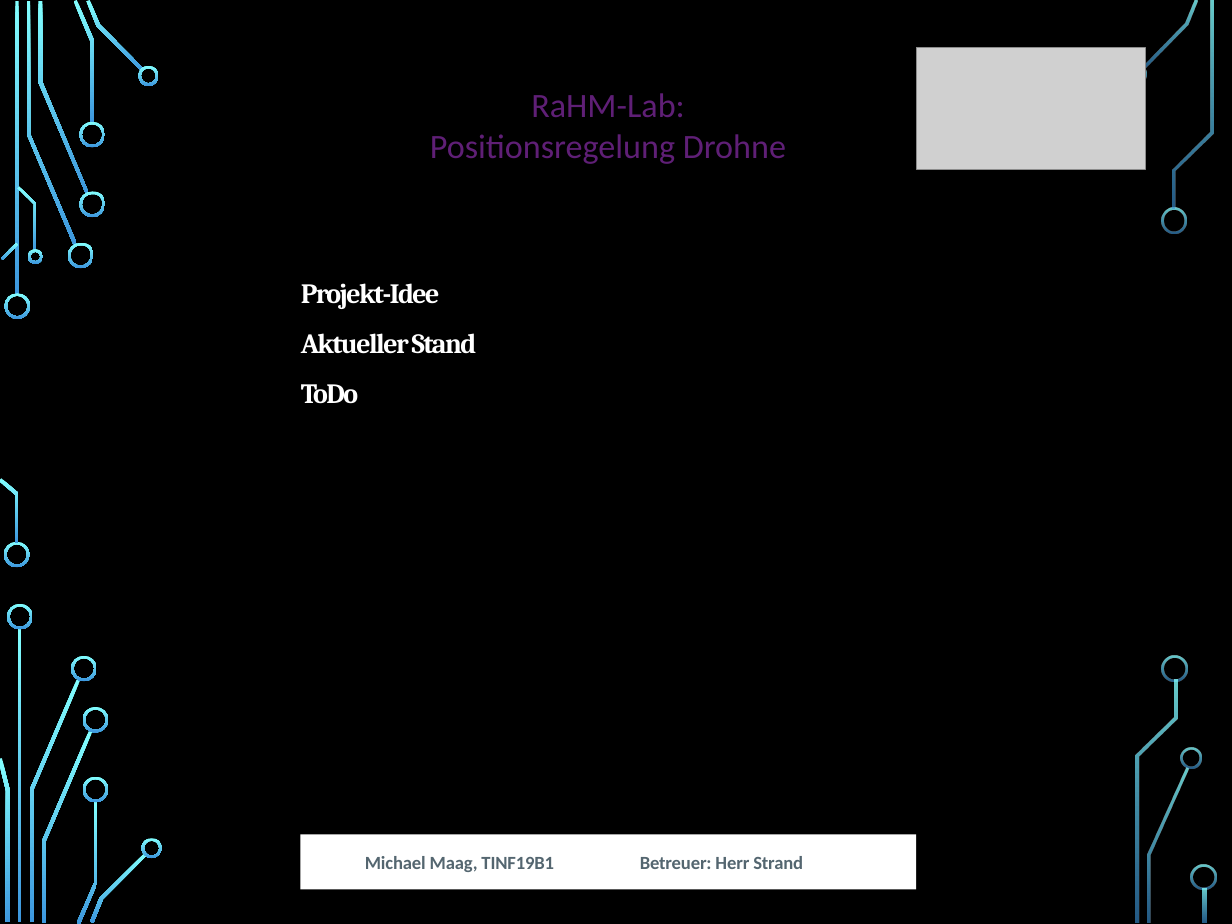
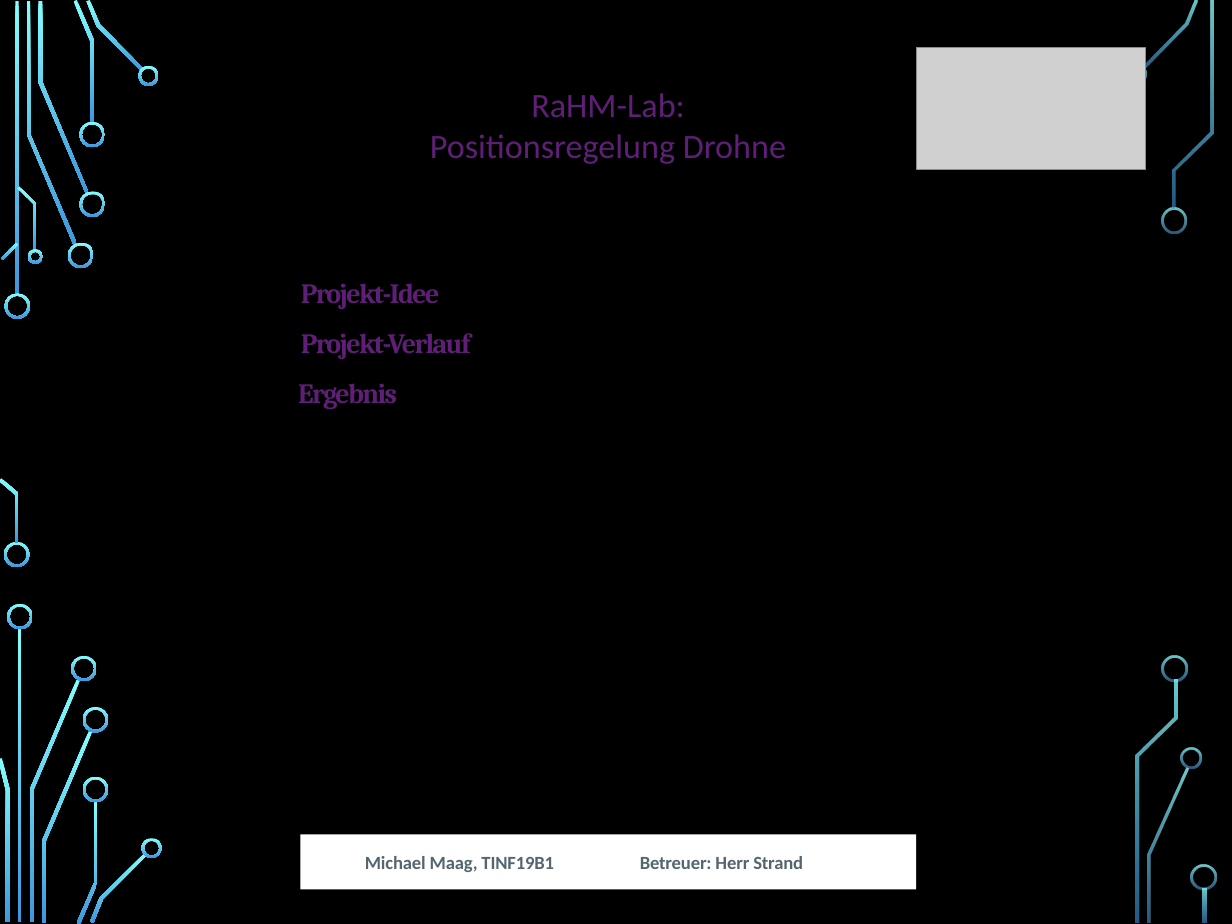
Before and after one commit to MobMonRob/ROSLabDrohne, a slide deck: slide 2 of Anforderungen/Abschlusspräsentation.pptx. Drawn at 1232x924 pixels with LibreOffice and Linux fonts; fonts in the diff are those of the drawing; grey boxes stand for pictures; background and template pictures are left out. Boxes give left, top, right and bottom in pixels: in the first picture for what was removed or moved away, otherwise in the second. Text is boxed around its words. In the diff, an @@ line names an element or a change of style, - is before the commit and + after.

```diff
--- a/Anforderungen/Abschlusspräsentation.pptx
+++ b/Anforderungen/Abschlusspräsentation.pptx
@@ text "Projekt-Idee" at (x1=301, y1=283, x2=440, y2=309): text colour #FFFFFF to #5F1F76 @@
@@ text at (x1=301, y1=333, x2=471, y2=359): text changed; text colour #FFFFFF to #5F1F76 @@
-Aktueller Stand
+Projekt-Verlauf
@@ text at (x1=298, y1=383, x2=397, y2=409): text changed; text colour #FFFFFF to #5F1F76 @@
-ToDo
+Ergebnis
```
Also in this commit, not shown: 8 other slides changed, 5 slides added, 4 slides removed, 2 other files.
